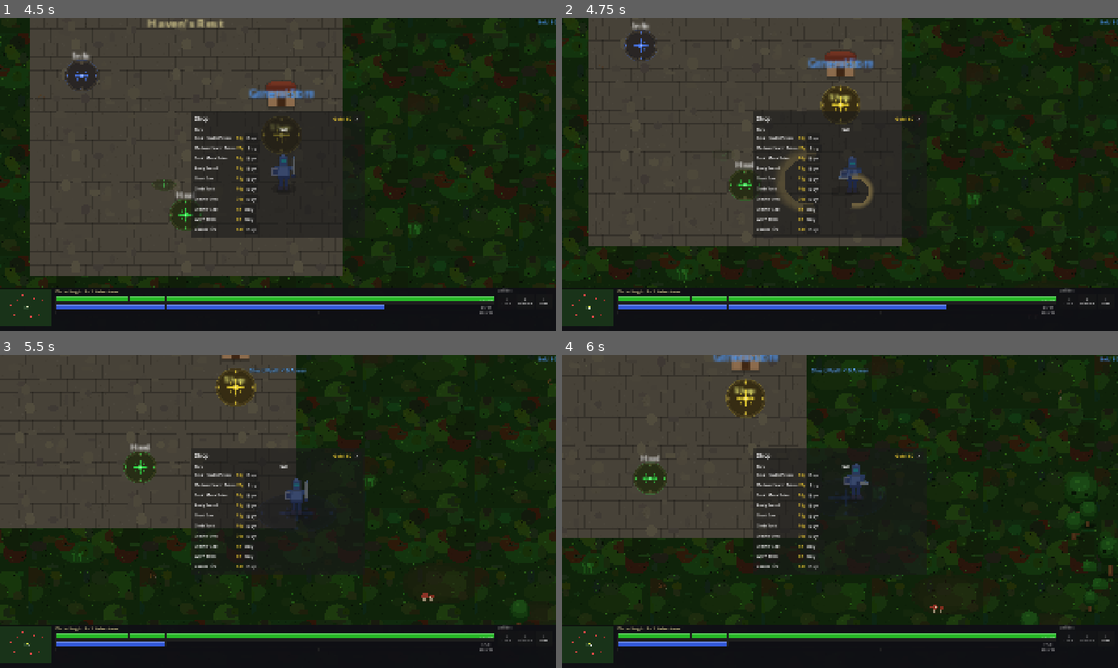
Above: before the commit, frames 1-4 (two rows, left to right).
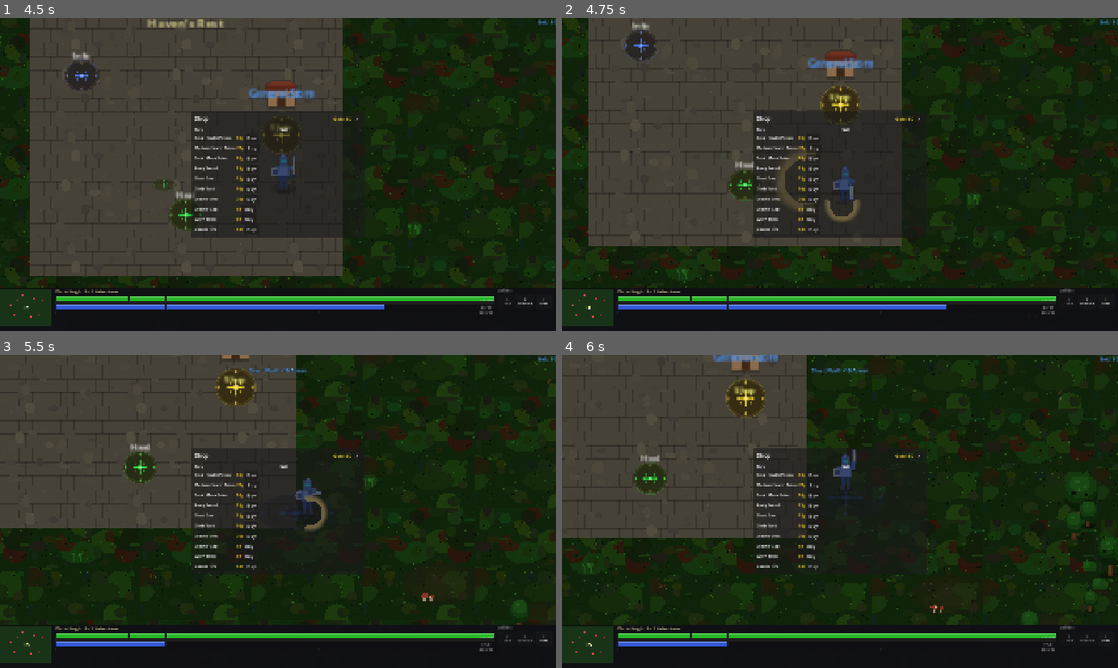
Above: after the commit, the same moments.

Repository: slxny/legends-open-rpg
Game: Godot game, scene res://scenes/main.tscn
Same seed, same stepped clock (60 frames per second), same inputs: the game is played once before the commit and once after it.
Inputs (mouse positions are in pixels of both pictures, inside the frame that each line leads up to):
- Up to frame 1 (4.5 s): click "SELECT" at 0.5 s; click "Q Cleave" at 1.25 s; click "E Shield Wall" at 2 s; click "I Items" at 2.75 s; tap Enter at 3.5 s; move the mouse to (400, 158) at 3.52 s; hold D (move_right) 3.53-4.28 s; hold Space (attack) 3.53-4.28 s; click (400, 158) at 3.67 s; move the mouse to (166, 190) at 4.27 s; hold S (move_down) from 4.28 s (still down); tap Q (ability_1) at 4.35 s; click (166, 190) at 4.42 s
- Up to frame 2 (4.75 s): keep holding S (move_down); tap Space (attack) at 4.55 s
- Up to frame 3 (5.5 s): move the mouse to (333, 442) at 5.02 s; release S (move_down) at 5.03 s; hold D (move_right) from 5.03 s (still down); hold E (ability_2) from 5.03 s (still down); click (333, 442) at 5.17 s; tap Space (attack) at 5.3 s
- Up to frame 4 (6 s): move the mouse to (812, 574) at 5.77 s; release D (move_right) at 5.78 s; release E (ability_2) at 5.78 s; hold W (move_up) from 5.78 s (still down); tap Space (attack) at 5.85 s; click (812, 574) at 5.92 s

Frame 1 is identical in both runs. In frame 2, 0.6% of the frame differs, in the area x 47-56%, y 44-65%; in frame 3, 0.5%; in frame 4, 0.4%.

Commit message:
Add directional attacks, 50% faster melee cooldown, and direction-combo chains
Directional attacks:
- Space now swings in the direction held on WASD at time of press
- Up+Space attacks upward, Down+Space attacks downward, diagonals work too
- Enemy cone detection uses input direction instead of only flip_h facing
- Sprite facing still updates from horizontal input component

Cooldown: reduced base cooldown from 1.0/speed to 0.5/speed (50% faster)

Directional combo chains — _pick_combo_swing() maps direction transitions:
  horizontal → up         = rising thrust (D)
  horizontal → down       = overhead chop (C)
  up → down               = big slam (C)
  down → up               = rising uppercut (D)
  up/down → horizontal    = spin slash (E)
  diagonal (any)          = spin slash (E)
  same category repeated  = alternating A/B horizontal swings
  first-attack up/down    = thrust/chop respectively

Both _do_melee_attack and _perform_swing_no_target share the combo system.
_last_dir_category resets with the combo window timer.

https://claude.ai/code/session_01Dfh27BWG9Vw5HJZPhEGQWV

Diff:
--- a/scenes/player/player.gd
+++ b/scenes/player/player.gd
@@ -23,6 +23,10 @@
 # Attack state
 var _is_attack_animating: bool = false
 var _attack_cooldown: float = 0.0
+
+# Directional attack tracking
+var _attack_dir: Vector2 = Vector2.RIGHT   # Direction used in the last attack
+var _last_dir_category: String = ""        # "horizontal" | "up" | "down" | "diagonal" | ""
 
 # Melee combo system
 # 5 swing types: a=left-to-right, b=right-to-left backhand, c=overhead chop,
@@ -33,7 +37,6 @@
 var _combo_index: int = 0       # Which swing we're on in the current combo
 var _combo_timer: float = 0.0   # Time since last hit — resets combo if too long
 const COMBO_WINDOW: float = 1.8 # Seconds before combo resets
-const COMBO_SEQUENCE: Array = [0, 1, 0, 1, 2, 3, 4]  # a,b,a,b,c,d,e then loop
 
 func _ready() -> void:
 	add_to_group("player")
@@ -98,6 +101,7 @@
 		if _combo_timer >= COMBO_WINDOW:
 			_combo_index = 0
 			_combo_timer = 0.0
+			_last_dir_category = ""
 
 	# Flip sprite based on movement direction
 	if velocity.x < -5:
@@ -165,35 +169,47 @@
 	if _is_attack_animating or _attack_cooldown > 0.0:
 		return
 
-	_attack_cooldown = 1.0 / stats.attack_speed
+	_attack_cooldown = 0.5 / stats.attack_speed  # 50% faster than base
+
+	# Determine attack direction from held movement input
+	var input_raw = Vector2(
+		Input.get_axis("move_left", "move_right"),
+		Input.get_axis("move_up", "move_down")
+	)
+	var attack_dir: Vector2
+	if input_raw.length() > 0.25:
+		attack_dir = input_raw.normalized()
+	else:
+		attack_dir = Vector2.RIGHT if not sprite.flip_h else Vector2.LEFT
+
+	# Update sprite facing based on attack direction (horizontal component)
+	if attack_dir.x < -0.1:
+		sprite.flip_h = true
+	elif attack_dir.x > 0.1:
+		sprite.flip_h = false
+
 	_enemies_in_range = _enemies_in_range.filter(func(e): return is_instance_valid(e) and not e.get("_is_dead"))
 
-	# Find the best target to hit, if any — attack swings regardless
+	# Find the best target in the attack direction
 	var hit_target: Node2D = null
-
-	# Priority 1: enemy directly under the mouse cursor and in range
 	var mouse_target = _get_enemy_at_mouse()
 	if mouse_target and mouse_target in _enemies_in_range:
 		hit_target = mouse_target
 	else:
-		# Priority 2: closest enemy in the direction the hero is facing
-		var facing = Vector2.RIGHT if not sprite.flip_h else Vector2.LEFT
 		var best_score := -INF
 		for enemy in _enemies_in_range:
 			var to_enemy = (enemy.global_position - global_position)
-			var dot = facing.dot(to_enemy.normalized())
-			if dot > 0.3:  # Within ~72° cone in front
+			var dot = attack_dir.dot(to_enemy.normalized())
+			if dot > 0.3:
 				var score = dot - to_enemy.length() * 0.001
 				if score > best_score:
 					best_score = score
 					hit_target = enemy
 
-	# Always swing — pass null target for an empty swing with just VFX
-	var facing_dir = Vector2.RIGHT if not sprite.flip_h else Vector2.LEFT
 	if hit_target:
-		_perform_attack(hit_target)
+		_perform_attack(hit_target, attack_dir)
 	else:
-		_perform_swing_no_target(facing_dir)
+		_perform_swing_no_target(attack_dir)
 
 func _get_world_mouse_pos() -> Vector2:
 	# Use the viewport's canvas transform so the result matches what is
@@ -312,30 +328,24 @@
 	)
 
 
-func _perform_attack(target: Node2D) -> void:
+func _perform_attack(target: Node2D, attack_dir: Vector2 = Vector2.RIGHT) -> void:
 	_is_attack_animating = true
 	var result = CombatManager.calculate_damage(stats.get_stats_dict(), target.get_stats_dict())
 	attacked.emit(target)
 
-	# Face the target
-	if target.global_position.x < global_position.x:
-		sprite.flip_h = true
-	else:
-		sprite.flip_h = false
-
 	var hero_data = HeroData.get_hero(hero_class)
 	if hero_data.get("primary_stat") == "agility":
-		# Ranged attack: bow draw + arrow
 		_do_ranged_attack(target, result)
 	else:
-		# Melee attack: lunge + slash
-		_do_melee_attack(target, result)
+		_do_melee_attack(target, result, attack_dir)
 
 func _perform_swing_no_target(dir: Vector2) -> void:
-	# Full swing animation with VFX but no target — empty swing in facing direction
+	# Full swing animation with VFX but no target — empty swing in attack direction
 	_is_attack_animating = true
-	var swing_idx = COMBO_SEQUENCE[_combo_index % COMBO_SEQUENCE.size()]
+	var cur_cat = _get_dir_category(dir)
+	var swing_idx = _pick_combo_swing(cur_cat)
 	var frames = _combo_swings[swing_idx] if swing_idx < _combo_swings.size() else []
+	_last_dir_category = cur_cat
 	_combo_index += 1
 	_combo_timer = 0.0
 	var base_pos = sprite.position
@@ -355,36 +365,71 @@
 	tween.tween_interval(0.05)
 	_anim_return_to_idle(tween, base_pos)
 
-func _do_melee_attack(target: Node2D, result: Dictionary) -> void:
+func _get_dir_category(dir: Vector2) -> String:
+	if abs(dir.x) > 0.4 and abs(dir.y) > 0.4:
+		return "diagonal"
+	if abs(dir.y) >= abs(dir.x):
+		return "up" if dir.y < 0.0 else "down"
+	return "horizontal"
+
+func _pick_combo_swing(cur_cat: String) -> int:
+	# Directional combo chart — prev direction category → current → swing type
+	match [_last_dir_category, cur_cat]:
+		# Diagonal input always triggers spin slash
+		[_, "diagonal"]:
+			return 4
+		# First attack in combo: pick based on direction
+		["", "up"]:
+			return 3   # Rising thrust
+		["", "down"]:
+			return 2   # Overhead chop
+		# horizontal → vertical transitions
+		["horizontal", "up"]:
+			return 3   # Rising thrust when swinging upward after horizontal
+		["horizontal", "down"]:
+			return 2   # Overhead slam downward after horizontal
+		# Opposite verticals — the signature big combos
+		["up", "down"]:
+			return 2   # Slam down after jumping up
+		["down", "up"]:
+			return 3   # Rising uppercut after crouching down
+		# Vertical → horizontal: spin out of the vertical
+		["up", "horizontal"], ["down", "horizontal"]:
+			return 4   # Spin slash when sweeping horizontal after vertical
+		# Same or fallback: alternate A/B horizontal swings
+		_:
+			return _combo_index % 2
+
+func _do_melee_attack(target: Node2D, result: Dictionary, attack_dir: Vector2 = Vector2.RIGHT) -> void:
 	if not is_instance_valid(target):
 		_is_attack_animating = false
 		return
 
-	var dir = (target.global_position - global_position).normalized()
-	var perp = Vector2(-dir.y, dir.x)  # Perpendicular for lateral swings
+	var dir = attack_dir  # Swing in the direction the player is pressing
+	var perp = Vector2(-dir.y, dir.x)
 	var base_pos = sprite.position
 
-	# Pick the current swing type from the combo sequence
-	var swing_idx = COMBO_SEQUENCE[_combo_index % COMBO_SEQUENCE.size()]
+	# Direction-based combo selection
+	var cur_cat = _get_dir_category(dir)
+	var swing_idx = _pick_combo_swing(cur_cat)
+	_last_dir_category = cur_cat
+	_combo_index += 1
+	_combo_timer = 0.0
+
 	var has_frames = swing_idx < _combo_swings.size()
 	var frames = _combo_swings[swing_idx] if has_frames else []
 
-	# Advance combo for next attack
-	_combo_index += 1
-	_combo_timer = 0.0
-
-	# Each swing type has unique choreography
 	var tween = create_tween()
 	match swing_idx:
-		0:  # Swing A: Left-to-right slash
+		0:  # A: left-to-right slash
 			_anim_swing_horizontal(tween, frames, base_pos, dir, perp, target, result, 1.0)
-		1:  # Swing B: Right-to-left backhand
+		1:  # B: right-to-left backhand
 			_anim_swing_horizontal(tween, frames, base_pos, dir, perp, target, result, -1.0)
-		2:  # Swing C: Overhead chop (finisher)
+		2:  # C: overhead chop
 			_anim_overhead_chop(tween, frames, base_pos, dir, target, result)
-		3:  # Swing D: Upward thrust
+		3:  # D: upward thrust
 			_anim_upward_thrust(tween, frames, base_pos, dir, target, result)
-		4:  # Swing E: Spin slash
+		4:  # E: spin slash
 			_anim_spin_slash(tween, frames, base_pos, dir, target, result)
 
 func _anim_swing_horizontal(tween: Tween, frames: Array, base_pos: Vector2,
